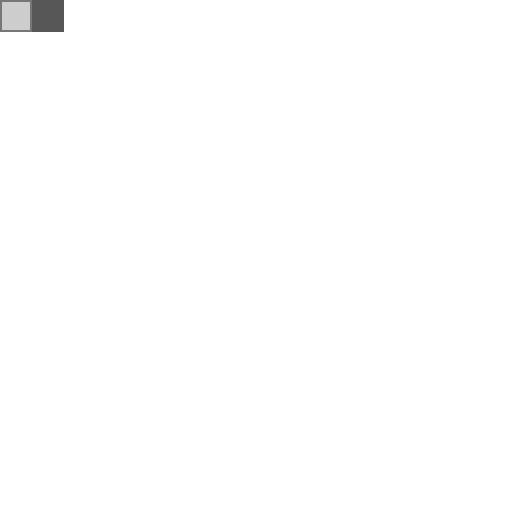
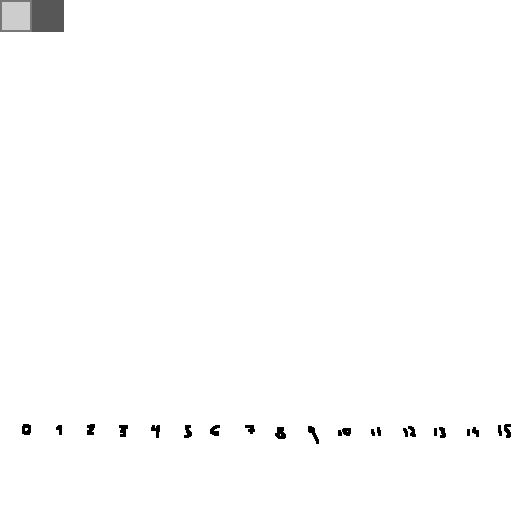
Before/after of a 512 × 512 layered artwork. What changed in the layer stack:
painted on "Layer" over [22, 424, 511, 444]
